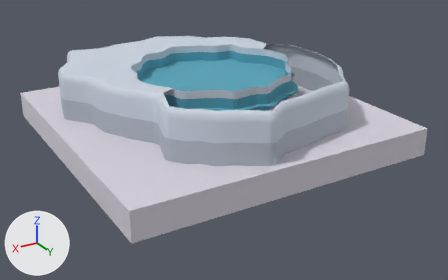
Two versions of the FBX model island-unity/Assets/Art/IslandModel/Model/ice_lake.fbx, one commit apart.
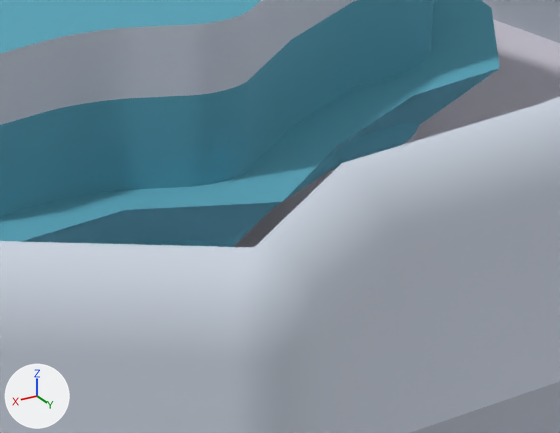
Old and new are each drawn whole from a camera (50 mm lens) standing at (2.62, 4.64, 2.8) and looking at (-0.05, 0.19, 0.58) and again close up on the part from 54% to 68% of the width and 30% to 47% of the height. Arrows for +X, +Y and +Z are at lower left; the lights stay in place. Where no turn or scale is listed for an object, it has been applied to the vertices. Vertices at the same position are counted once.

Names of what the first close-up shows: 'Cube.025', 'lake'.
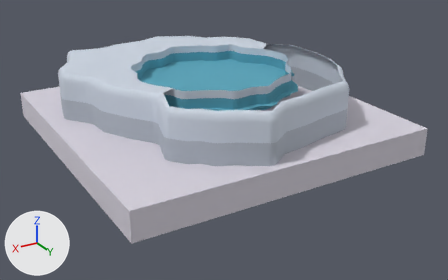
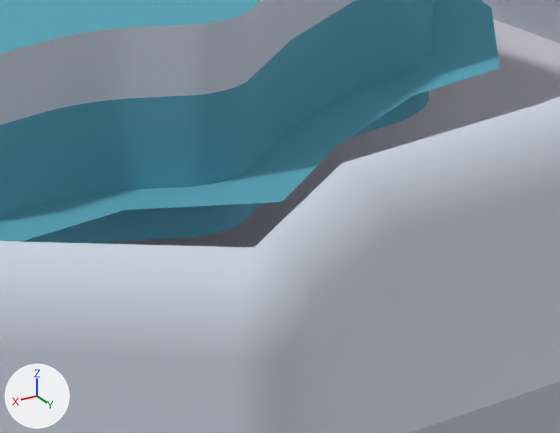
The newer file is also rescaled (x1.65), turned or shifted as a whole; pictures and numbers use the older file's frame.

Changed parts and their boxes [x1, y1, x2, y2] in the close-ups (560 x 433 px):
part 1 of me_circle_062, cut back (cyan)
    before: [21, 0, 498, 247]

The change in detail:
me_circle_062 is used by ob_lake; location (0.1655, 0.0, 1.2368).
me_circle_062 had 12827 vertices, 12577 faces and spanned x -1.31..1.03, y -1.24..1.28, z -0.48..0.0.
me_circle_062 now has 6419 vertices, 5937 faces and spans x -1.31..1.03, y -1.24..1.28, z -0.48..0.0.
me_circle_062 part 1: 3 vertices moved within x -0.96..0.41, y -0.74..0.05, z -0.2; 6408 vertices removed from x -0.96..0.53, y -0.74..0.74, z -0.24..-0.2.
